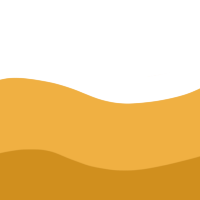
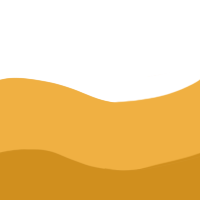
Layers edited between the first and the second w=200, h=200 image:
painted on "Layer 0" over [0, 79, 200, 171]
